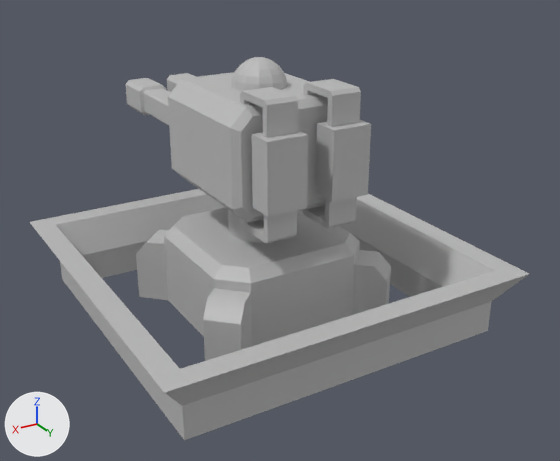
What one commit did to the FBX model Assets/Models/Tower2.fbx.
Camera for both pictures: a 50 mm camera at (0.543, 0.962, 0.551) aimed at (-0.025, 0.015, 0.078). The axes (+X, +Y, +Z) are drawn at lower left. The lights are the same throughout. Where no turn or scale is listed for an object, it has been applied to the vertices.

Names of what the first picture shows: 'Final'.
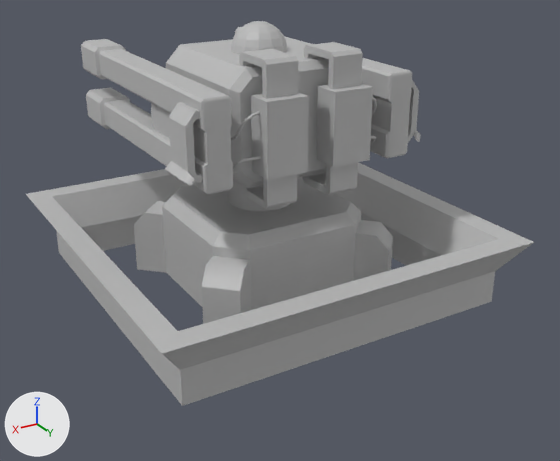
Diff of the bpy script that builds the scene:
```diff
--- a/Assets/Models/Tower2.fbx.py
+++ b/Assets/Models/Tower2.fbx.py
@@ me_mesh @@
 # used by ob_final; location = (0.0, 0.0, 0.0)
-me_mesh.from_pydata(...)  # 525 vertices, 453 faces; spans x -0.284..0.284, y -0.38..0.284, z -0.05..0.343
+me_mesh.from_pydata(...)  # 1273 vertices, 1169 faces; spans x -0.284..0.284, y -0.295..0.284, z -0.05..0.343
+# me_mesh part 1: the loose piece of 56 vertices spanning x -0.065..-0.015, y -0.38..-0.103, z 0.198..0.248 is deleted
+# me_mesh part 2: the loose piece of 56 vertices spanning x 0.015..0.065, y -0.38..-0.103, z 0.198..0.248 is deleted
+# me_mesh part 3: 24 vertices removed from x -0.077..0.077, y -0.123..-0.11, z 0.166..0.28; 884 vertices added at x -0.188..0.188, y -0.295..0.147, z 0.158..0.288
 me_mesh.materials.append(mat_defaultpolygonshader)
@@ ob_final @@
 ob_final = bpy.data.objects.new('Final', me_mesh)
-ob_final.location = (0.0, 0.0, 0.0)
+ob_final.location = (0.0, 0.0, 0.05)
```

Changed parts and their boxes [x1, y1, x2, y2] in the pictures (560 x 461 px):
'Final', reshaped, moved
    before: [30, 57, 529, 440]
    after: [26, 21, 534, 406]
part 1 of me_mesh, deleted
    before: [167, 73, 196, 92]
part 2 of me_mesh, deleted
    before: [126, 78, 171, 125]
part 3 of me_mesh, built on
    after: [81, 27, 421, 194]
